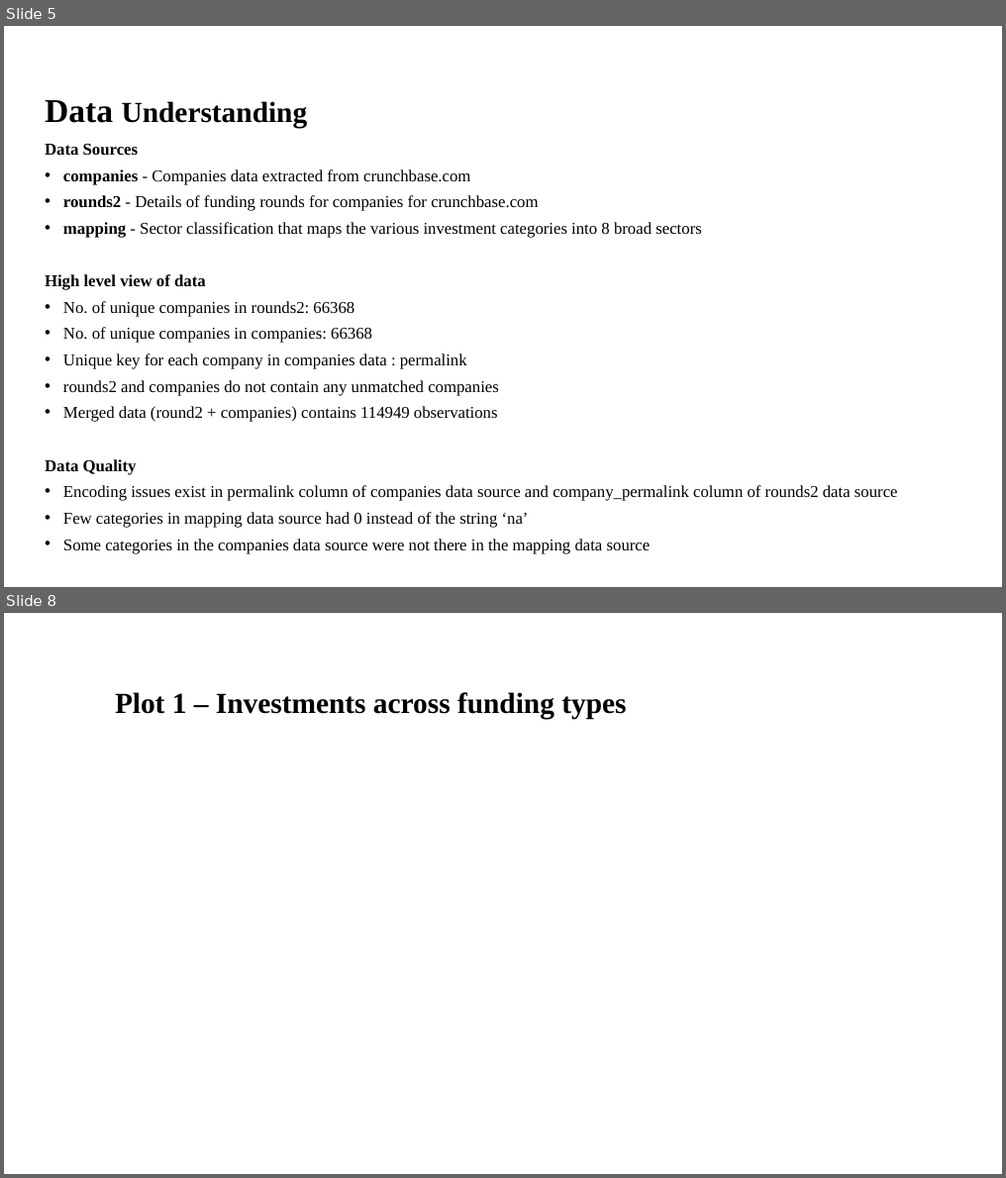
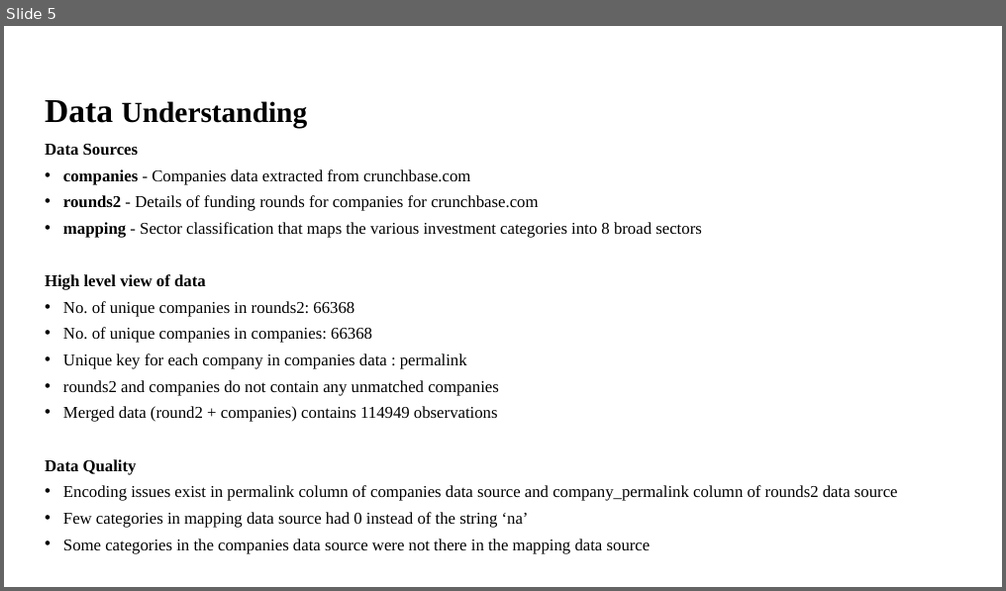
Before and after one commit to Nanditha-G-N/Machine-Learning-Case-Studies, a slide deck: Spark Funds Presentation.pptx. Shown one above the other, each under a label of ours: slides 5 and 8 before the commit, slide 5 after it; the slides between them are not shown. The pictures are 1006x1178 and 1006x591 pixels, drawn with LibreOffice and Linux fonts; fonts in the diff are those of the drawing; background and template pictures are left out. Boxes give left, top, right and bottom in pixels: in the first picture for what was removed or moved away, otherwise in the second. Text is boxed around its words. In the diff, an @@ line names an element or a change of style, - is before the commit and + after.

```diff
--- a/Spark Funds Presentation.pptx
+++ b/Spark Funds Presentation.pptx
@@ slide 8 removed at [4, 613, 1002, 1174], background #FFFFFF @@
@@ title removed at [115, 692, 626, 720] @@
-Plot 1 – Investments across funding types
```
Also in this commit, not shown: 3 slides changed, 5 slides added, 4 other slides removed.
